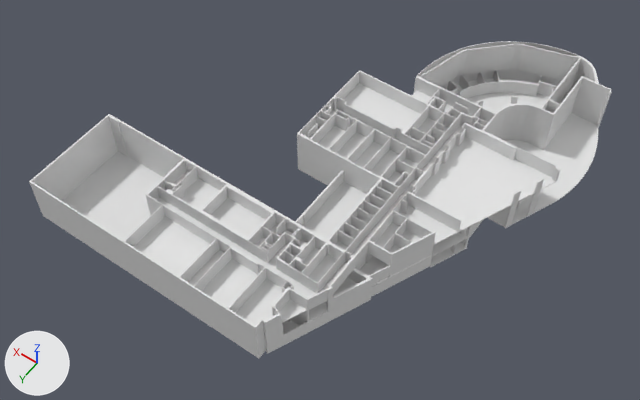
The Blender file INB Resources/Raw Assets/Blender/floor.blend as it was, and as the next commit left it.
Rendered twice from a camera (50 mm lens) standing at (-72.0, 133.8, 159.1) and looking at (1.0, 31.6, -1.5). Lighting does not change. The marker at lower left points along +X, +Y and +Z.

In view in the first picture: 'FLOOR-0', 'FLOOR-0-WALLS', 'FLOOR-1', 'FLOOR-1-WALLS', 'FLOOR-2', 'FLOOR-2-WALLS'.
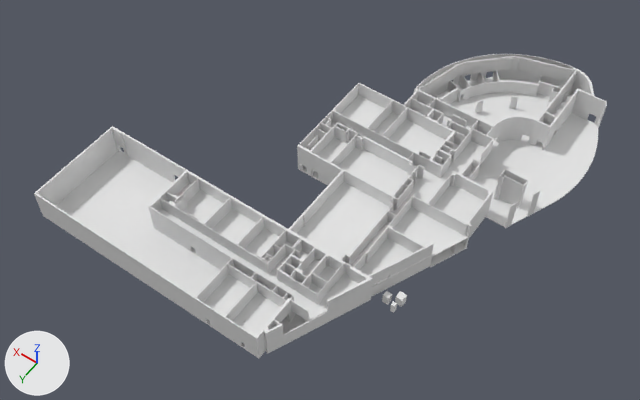
Commit message: Doorways added for ground floor and walls adjusted.

Pixel boxes (x1, y1, x2, y2) of what changed, in the pictures (640 x 400 px):
'FLOOR-2-WALLS', hidden
    before: (29, 41, 611, 338)
'FLOOR-2', hidden
    before: (134, 83, 556, 324)
'door_2', added
    after: (395, 291, 407, 307)
'door_1.5', added
    after: (382, 291, 392, 305)
'door_1', added
    after: (390, 301, 397, 313)
'FLOOR-1-WALLS', unchanged, uncovered by the edit
    before: (34, 57, 606, 349)
    after: (34, 54, 607, 349)
'FLOOR-1', unchanged, uncovered by the edit
    before: (303, 182, 468, 321)
    after: (160, 95, 485, 335)

Patch to the scene script:
```diff
--- a/INB Resources/Raw Assets/Blender/floor.blend.py
+++ b/INB Resources/Raw Assets/Blender/floor.blend.py
@@ me_cube_009 @@
+me_cube_009.from_pydata(...)  # 12 vertices, 10 faces; spans x -0.46..0.46, y -0.46..0.46, z -0.1..2.36
@@ me_cube_008 @@
+me_cube_008.from_pydata(...)  # 12 vertices, 10 faces; spans x -0.85..0.85, y -0.85..0.85, z -0.1..2.36
@@ me_cube_007 @@
+me_cube_007.from_pydata(...)  # 12 vertices, 10 faces; spans x -0.7..0.7, y -0.68..0.68, z -0.1..2.36
@@ ob_floor_2 @@
 ob_floor_2.location = (0.0, 0.0, 8.2)
+ob_floor_2.hide_viewport = True
@@ ob_floor_2_walls @@
 ob_floor_2_walls.location = (0.0, 0.0, 10.2)
+ob_floor_2_walls.hide_viewport = True
@@ ob_door_1 @@
+ob_door_1 = bpy.data.objects.new('door_1', me_cube_009)
+ob_door_1.location = (-28.7, 47.3, -0.1)
@@ ob_door_2 @@
+ob_door_2 = bpy.data.objects.new('door_2', me_cube_008)
+ob_door_2.location = (-28.9, 44.7, -0.1)
@@ ob_door_1_5 @@
+ob_door_1_5 = bpy.data.objects.new('door_1.5', me_cube_007)
+ob_door_1_5.location = (-26.4, 46.1, -0.1)
```
